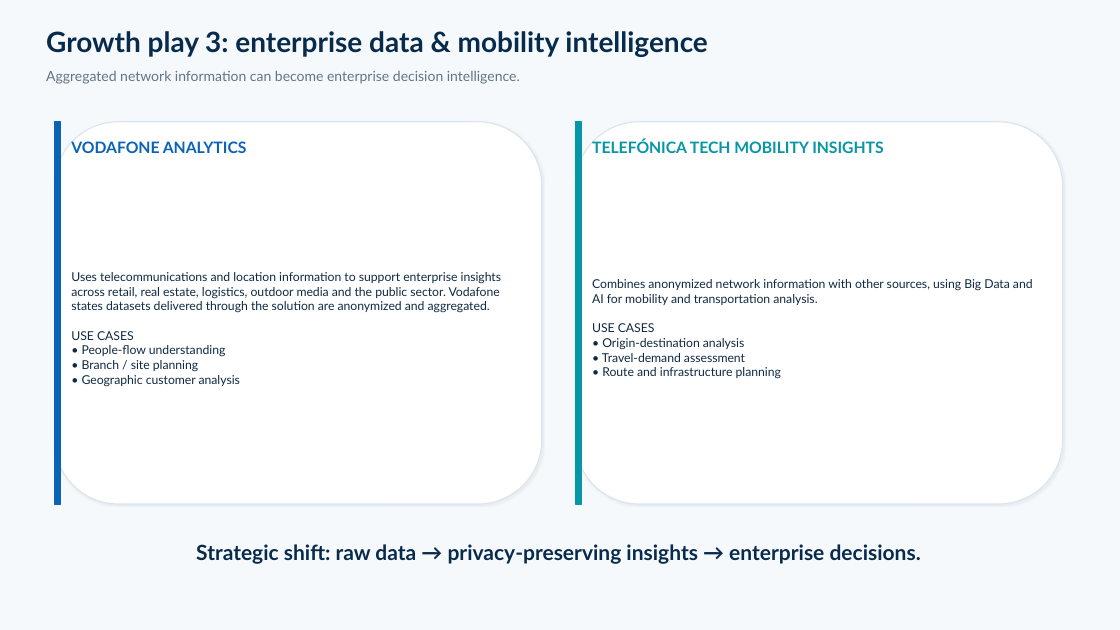
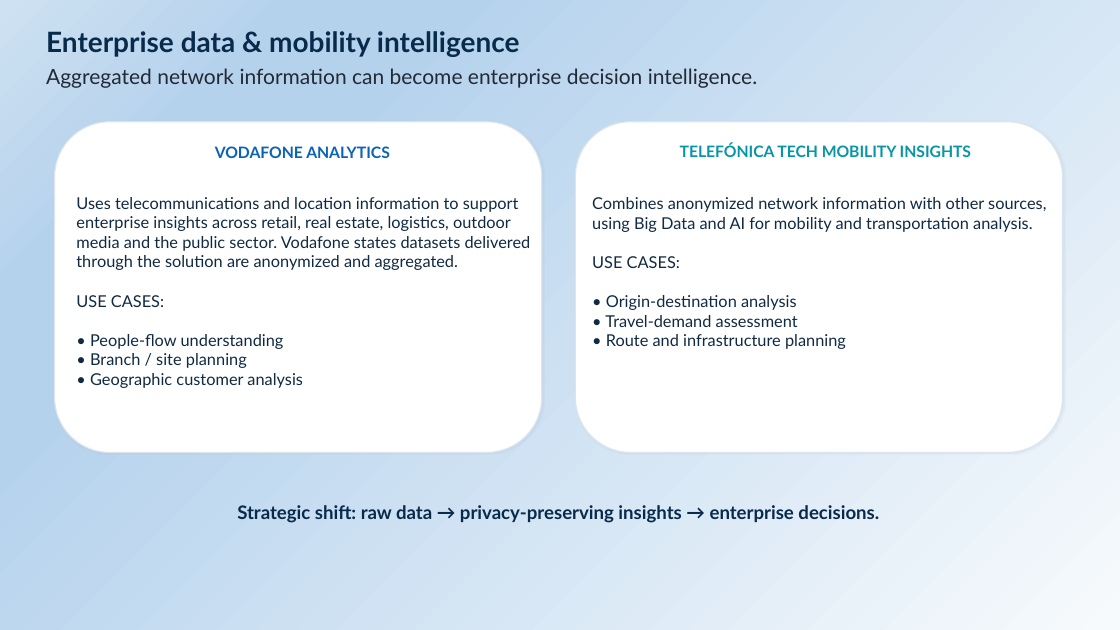
Before and after one commit to rajkamal1410/Invent-Telco-AI-Initiatives, a slide deck: slide 7 of documents/Intelligent_Telco_Infographic_Rich_Presentation.pptx (slide 9 before the commit). Drawn at 1120x630 pixels with LibreOffice and Linux fonts; fonts in the diff are those of the drawing. Boxes give left, top, right and bottom in pixels: in the first picture for what was removed or moved away, otherwise in the second. Text is boxed around its words. In the diff, an @@ line names an element or a change of style, - is before the commit and + after.

```diff
--- a/documents/Intelligent_Telco_Infographic_Rich_Presentation.pptx
+++ b/documents/Intelligent_Telco_Infographic_Rich_Presentation.pptx
@@ background #F6F9FC to gradient #F7FAFD to #B5D2EC to #CEE1F2 @@
@@ text at box(46, 31, 519, 57): text changed @@
-Growth play 3: enterprise data & mobility intelligence
+Enterprise data & mobility intelligence
@@ text "Aggregated network information can become ..." at box(46, 68, 757, 88): size 12 to 18 pt, text colour #627487 to #222A35 @@
@@ text "Combines anonymized network information with ...": place and size @@
-text "Combines anonymized network information with ..." at box(592, 279, 1033, 379)
+text "Combines anonymized network information with ..." at box(592, 197, 1046, 349)
@@ rounded rectangle: place and size @@
-rounded rectangle at box(55, 122, 542, 504)
+rounded rectangle at box(55, 122, 542, 453)
@@ rectangle removed at box(55, 122, 60, 504) @@
@@ text "Uses telecommunications and location information ...": place and size @@
-text "Uses telecommunications and location information ..." at box(71, 272, 502, 387)
+text "Uses telecommunications and location information ..." at box(76, 197, 531, 388)
@@ text "VODAFONE ANALYTICS": place and size @@
-text "VODAFONE ANALYTICS" at box(71, 141, 247, 153)
+text "VODAFONE ANALYTICS" at box(215, 146, 390, 158)
@@ rounded rectangle: place and size @@
-rounded rectangle at box(576, 122, 1063, 504)
+rounded rectangle at box(576, 122, 1063, 453)
@@ rectangle removed at box(576, 122, 581, 504) @@
@@ text "TELEFÓNICA TECH MOBILITY INSIGHTS": place and size @@
-text "TELEFÓNICA TECH MOBILITY INSIGHTS" at box(592, 139, 883, 153)
+text "TELEFÓNICA TECH MOBILITY INSIGHTS" at box(680, 143, 971, 157)
@@ text at box(76, 197, 531, 388): size 10.5 to 14 pt @@
@@ text at box(592, 197, 1046, 349): size 10.5 to 14 pt @@
@@ text at box(76, 295, 164, 307): text changed; size 10.5 to 14 pt @@
-USE CASES
+USE CASES:
@@ text at box(592, 323, 655, 332): text changed; size 10.5 to 14 pt @@
-USE CASES
+USE CASES:
@@ text "Strategic shift: raw data → ...": place and size @@
-text "Strategic shift: raw data → ..." at box(196, 544, 921, 564)
+text "Strategic shift: raw data → ..." at box(237, 505, 879, 523)
@@ text "Strategic shift: raw data → ..." at box(237, 505, 879, 523): size 18 to 16 pt @@
```
Also in this commit, not shown: 13 other slides changed, 1 slide removed, 7 other files.
